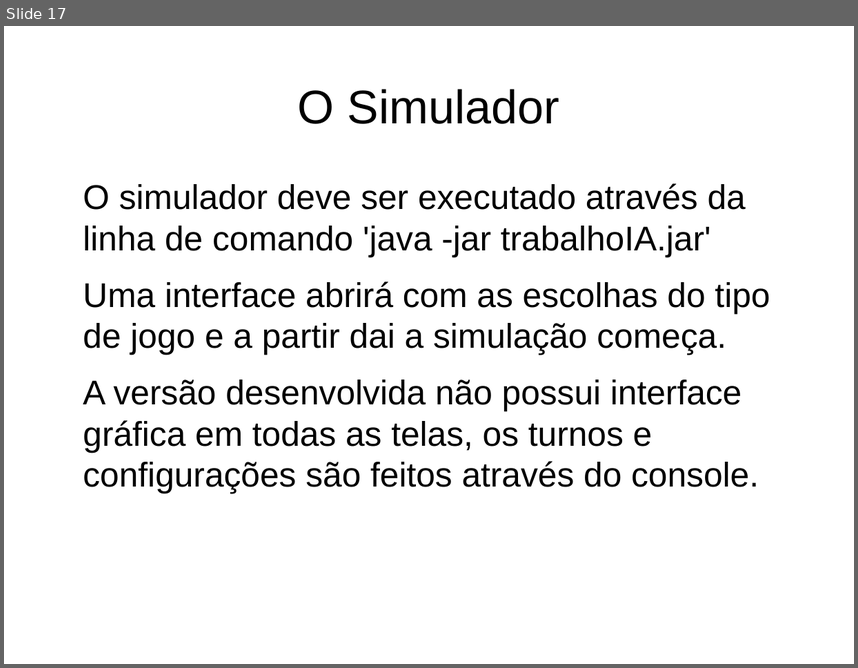
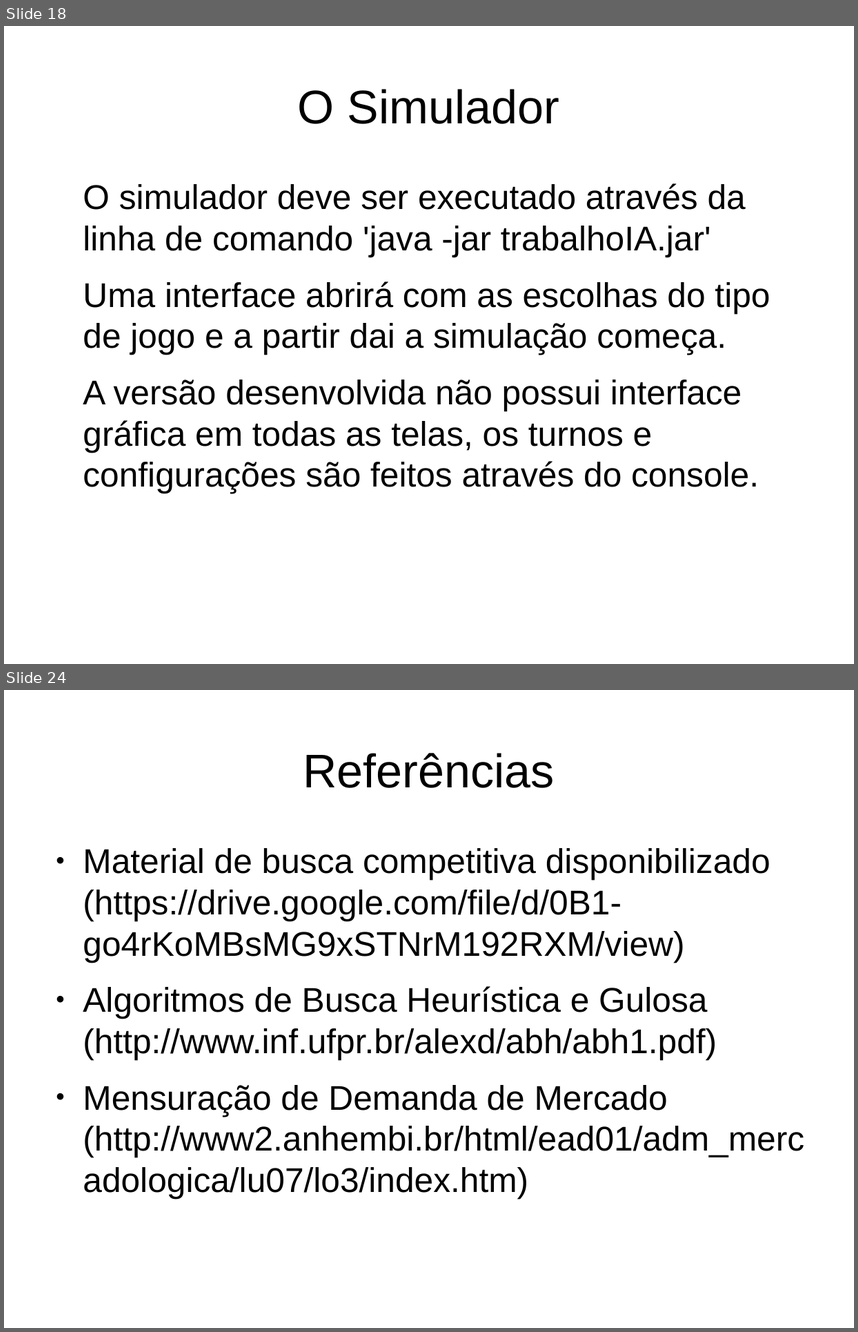
Before and after one commit to Pedr0Rocha/IA, a slide deck: Apresentacao.odp. Shown one above the other, each under a label of ours: slide 17 before the commit, slides 18 and 24 after it; the slides between them are not shown. The pictures are 858x668 and 858x1332 pixels, drawn with LibreOffice and Linux fonts; fonts in the diff are those of the drawing. Boxes give left, top, right and bottom in pixels: in the first picture for what was removed or moved away, otherwise in the second. Text is boxed around its words. In the diff, an @@ line names an element or a change of style, - is before the commit and + after.

```diff
--- a/Apresentacao.odp
+++ b/Apresentacao.odp
@@ slide 24 added at (x1=4, y1=690, x2=854, y2=1328), background #FFFFFF @@
@@ title added at (x1=303, y1=753, x2=555, y2=788), 44 pt, text #000000 @@
+Referências
@@ text added at (x1=83, y1=848, x2=804, y2=1198), 32 pt, text #000000 @@
+● Material de busca competitiva disponibilizado (https://drive.google.com/file/d/0B1-go4rKoMBsMG9xSTNrM192RXM/view)
+● Algoritmos de Busca Heurística e Gulosa (http://www.inf.ufpr.br/alexd/abh/abh1.pdf)
+● Mensuração de Demanda de Mercado (http://www2.anhembi.br/html/ead01/adm_mercadologica/lu07/lo3/index.htm)
@@ what was slide 17 is now slide 18 @@
```
Also in this commit, not shown: 4 slides changed, 5 other slides added, 1 slide removed, 15 other files.
